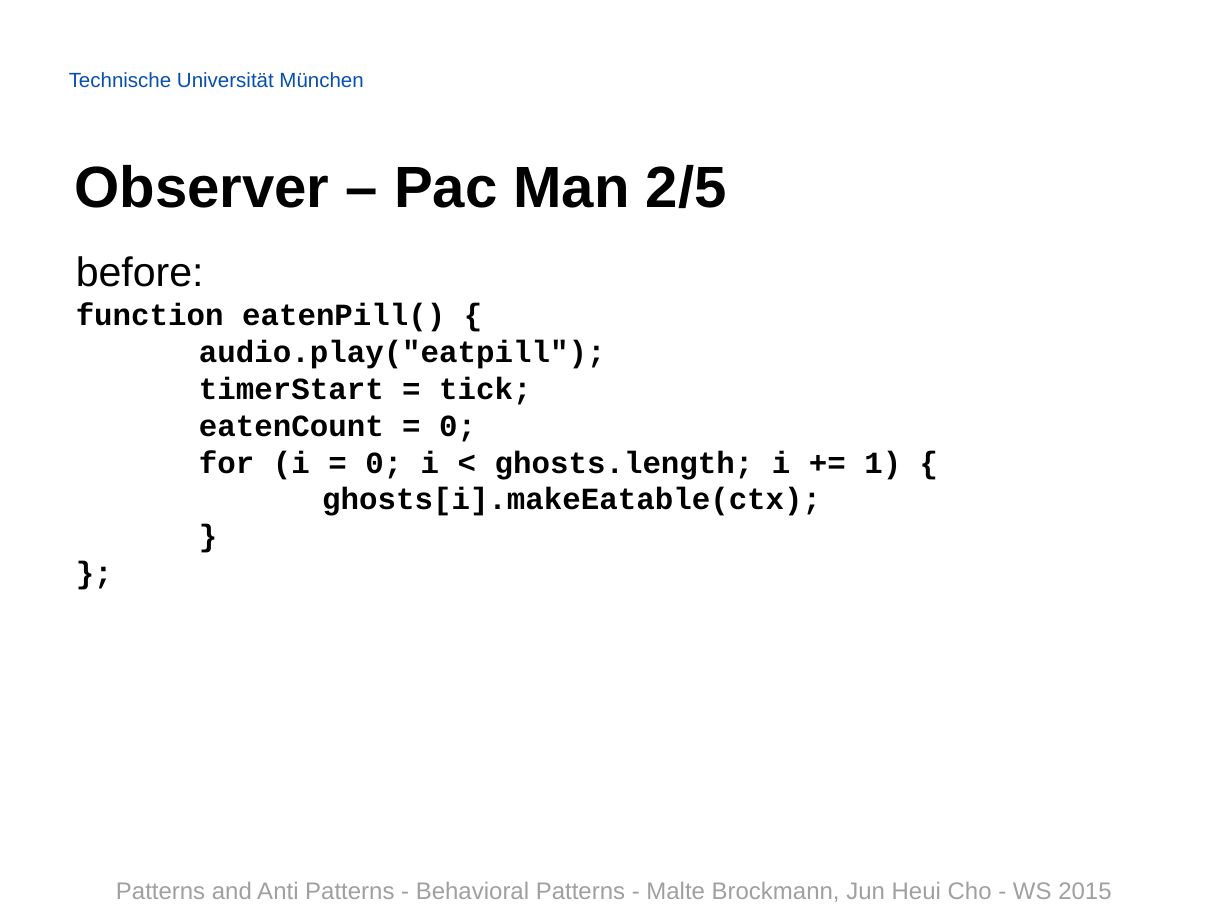
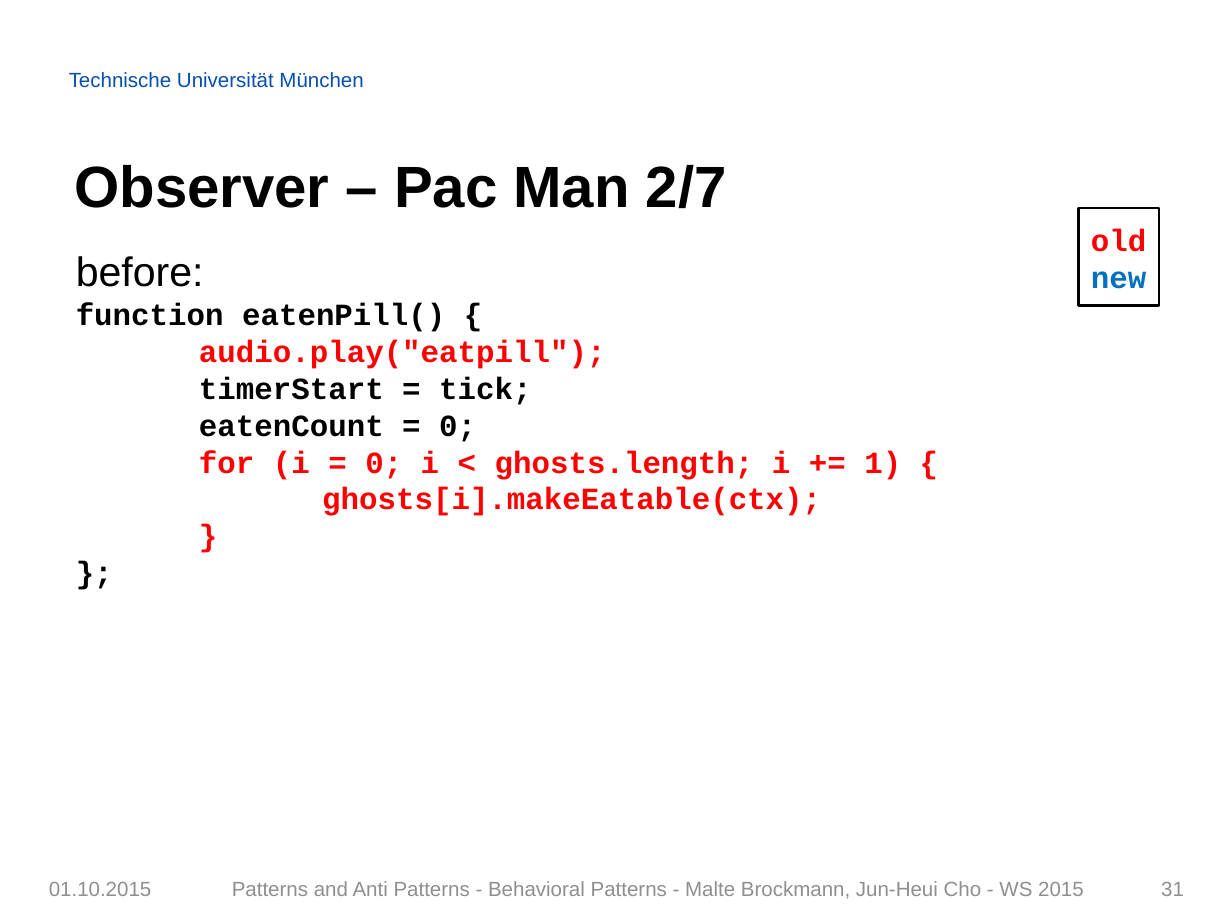
Before and after one commit to Painted6/Behavioral-design-patterns, a slide deck: slide 31 of Behavioral Patterns - JS Patterns and Anti Patterns.pptx. Drawn at 1232x924 pixels with LibreOffice and Linux fonts; fonts in the diff are those of the drawing; background and template pictures are left out. Boxes give left, top, right and bottom in pixels: in the first picture for what was removed or moved away, otherwise in the second. Text is boxed around its words. In the diff, an @@ line names an element or a change of style, - is before the commit and + after.

Commit message:
added proper footer, color coded the codes, added graph for observer pattern, added summary slide

```diff
--- a/Behavioral Patterns - JS Patterns and Anti Patterns.pptx
+++ b/Behavioral Patterns - JS Patterns and Anti Patterns.pptx
@@ title at box(75, 165, 727, 208): text changed @@
-Observer – Pac Man 2/5
+Observer – Pac Man 2/7
@@ rectangle added at box(1079, 208, 1159, 306), outline #000000 1.5 pt, 18 pt, text #FF0000, bold @@
+old
+new
@@ text at box(199, 340, 901, 516): text colour #000000 to #FF0000 in "audio.play("eatpill");", "for (i = 0; i < ghosts.length; ...", "ghosts[i].makeEatable(ctx);", "}" @@
@@ text added at box(49, 882, 152, 896), 12 pt, text #909090 @@
+01.10.2015
@@ text removed at box(116, 882, 1111, 902) @@
-Patterns and Anti Patterns - Behavioral Patterns - Malte Brockmann, Jun Heui Cho - WS 2015
@@ text added at box(232, 881, 1084, 899), 12 pt, text #909090 @@
+Patterns and Anti Patterns - Behavioral Patterns - Malte Brockmann, Jun-Heui Cho - WS 2015
@@ page number added at box(1161, 882, 1184, 896), 12 pt, text #909090 @@
+31
```
Also in this commit, not shown: 42 other slides changed, 3 slides added.
